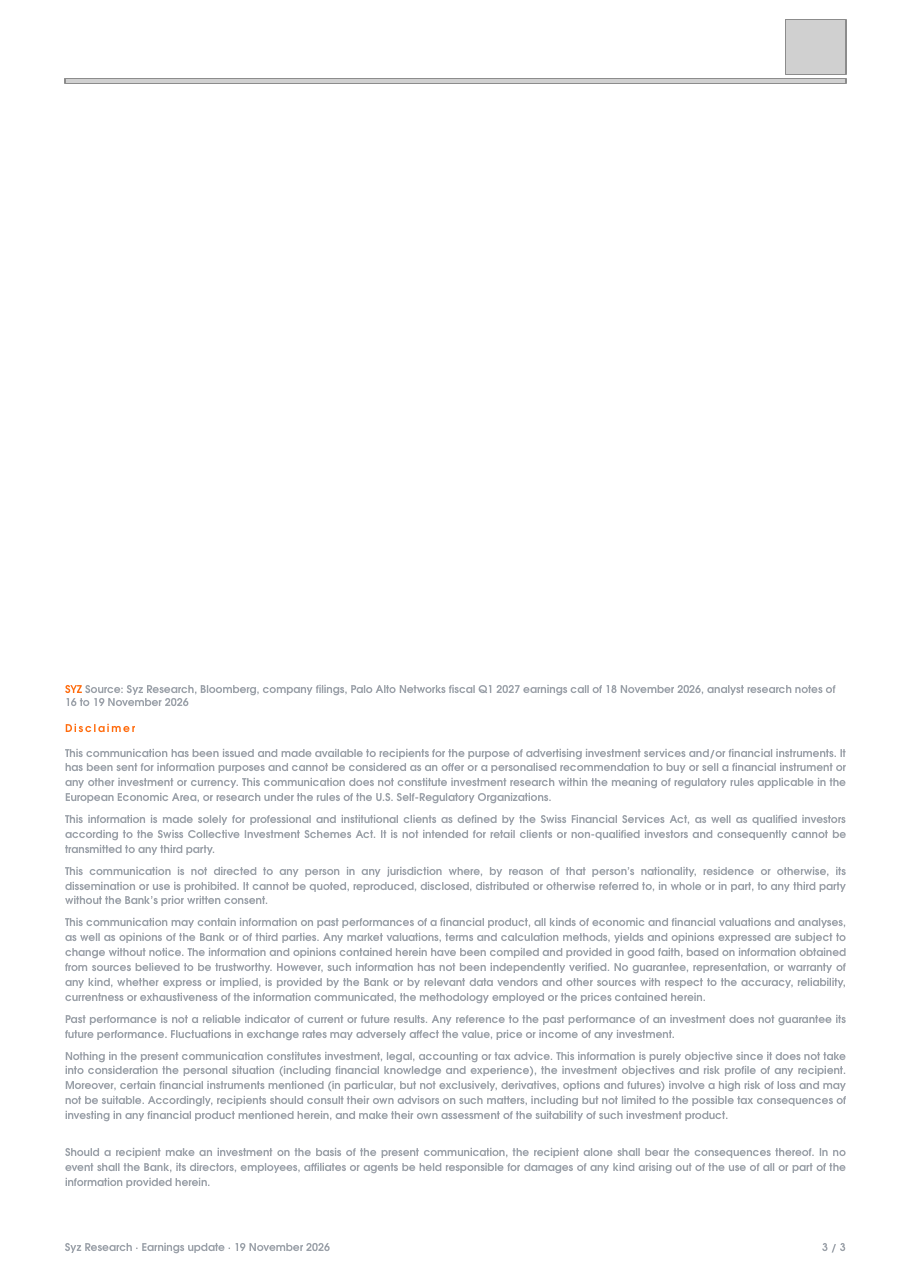
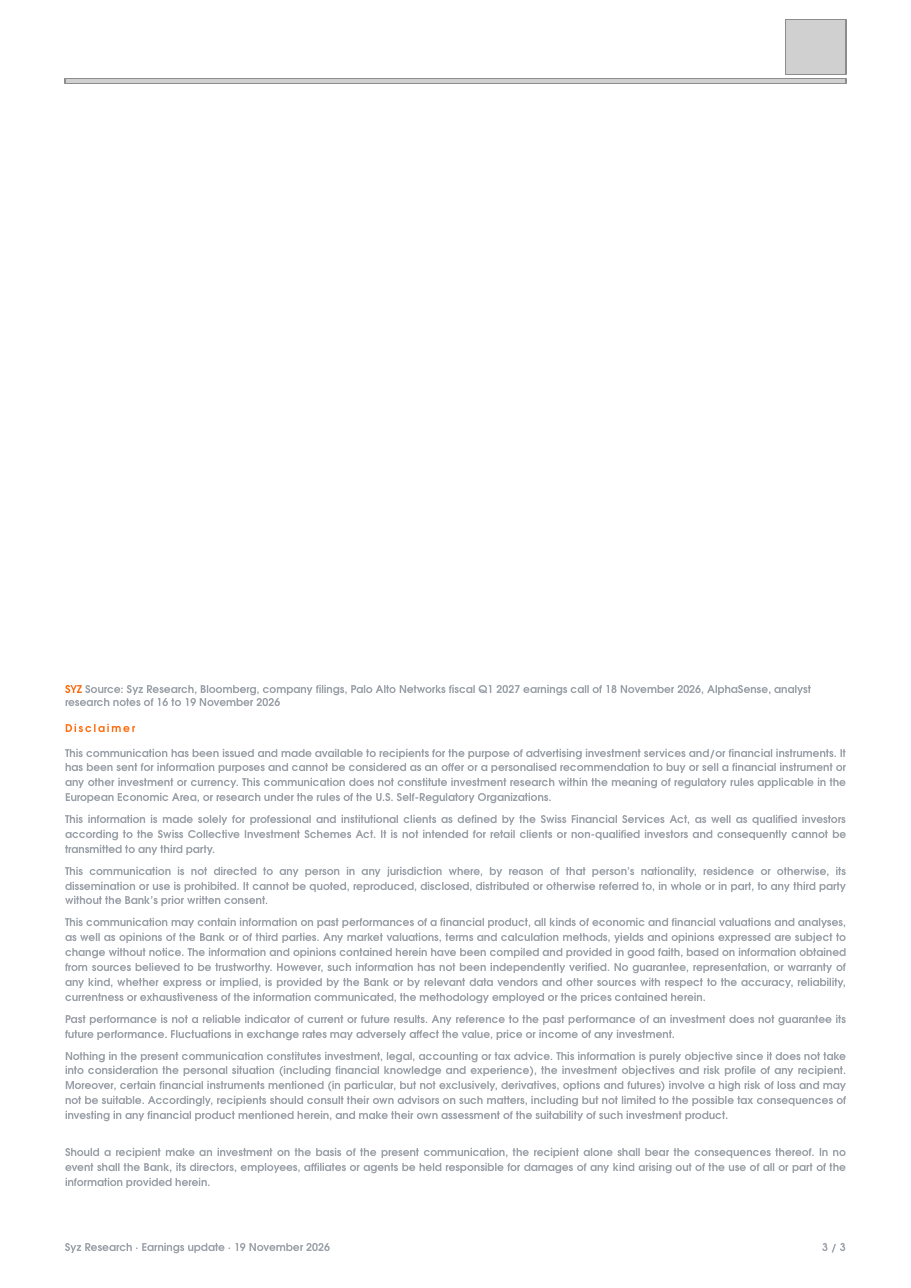
Before and after one commit to jb-db05/syz-earnings, a slide deck: slide 3 of deliverables/PANW_Q1FY2027/Earnings_Update_PANW_Q1FY2027.pptx. Drawn at 911x1288 pixels with LibreOffice and Linux fonts; fonts in the diff are those of the drawing; grey boxes stand for pictures. Boxes give left, top, right and bottom in pixels: in the first picture for what was removed or moved away, otherwise in the second. Text is boxed around its words. In the diff, an @@ line names an element or a change of style, - is before the commit and + after.

```diff
--- a/deliverables/PANW_Q1FY2027/Earnings_Update_PANW_Q1FY2027.pptx
+++ b/deliverables/PANW_Q1FY2027/Earnings_Update_PANW_Q1FY2027.pptx
@@ text at box(65, 685, 811, 706): text changed @@
-SYZ Source: Syz Research, Bloomberg, company filings, Palo Alto Networks fiscal Q1 2027 earnings call of 18 November 2026, analyst research notes of 16 to 19 November 2026
+SYZ Source: Syz Research, Bloomberg, company filings, Palo Alto Networks fiscal Q1 2027 earnings call of 18 November 2026, AlphaSense, analyst research notes of 16 to 19 November 2026
```
Also in this commit, not shown: 2 other slides changed, 6 other files.
